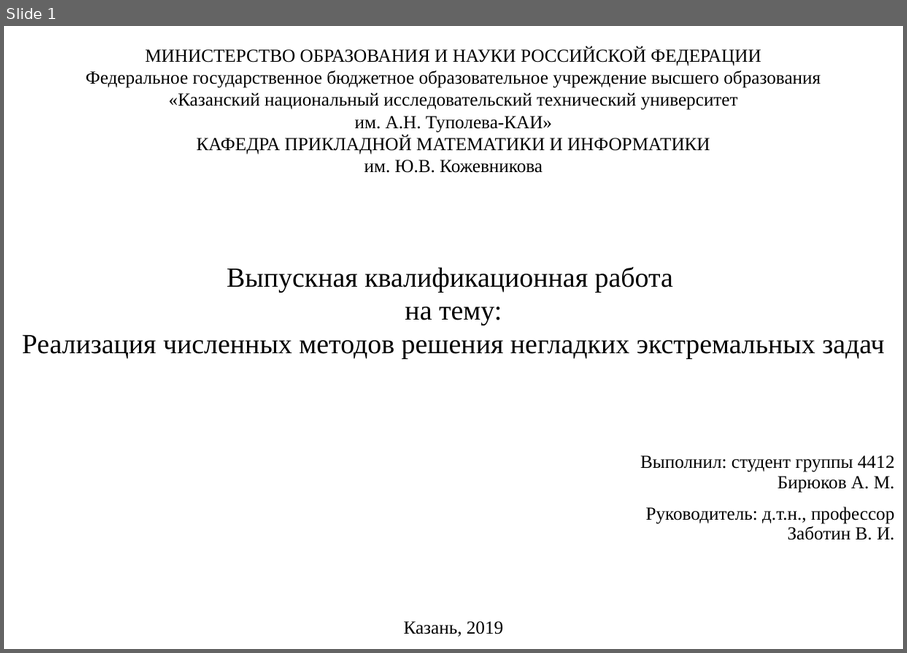
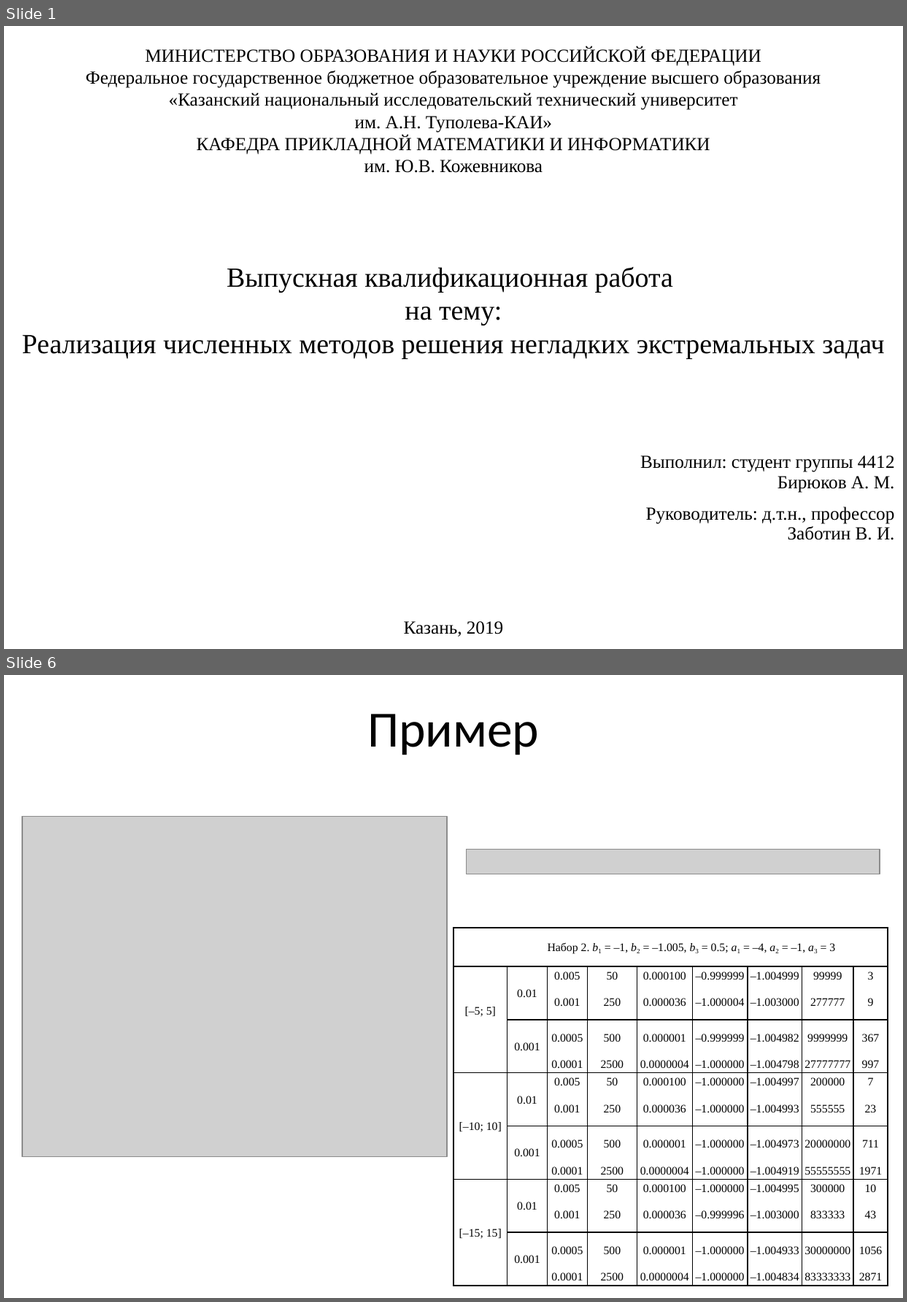
Before and after one commit to EgoPingvina/LipshMinimization, a slide deck: Documentation/Презентация Бирюков 4412.pptx. Shown one above the other, each under a label of ours: slide 1 before the commit, slides 1 and 6 after it; the slides between them are not shown. The pictures are 907x653 and 907x1302 pixels, drawn with LibreOffice and Linux fonts; fonts in the diff are those of the drawing; grey boxes stand for pictures. Boxes give left, top, right and bottom in pixels: in the first picture for what was removed or moved away, otherwise in the second. Text is boxed around its words. In the diff, an @@ line names an element or a change of style, - is before the commit and + after.

```diff
--- a/Documentation/Презентация Бирюков 4412.pptx
+++ b/Documentation/Презентация Бирюков 4412.pptx
@@ slide 6 added at [4, 675, 903, 1298], background #FFFFFF @@
@@ title added at [368, 714, 539, 755], 44 pt, text #000000 @@
+Пример
@@ picture added at [22, 816, 447, 1156] @@
@@ picture added at [467, 849, 880, 874] @@
@@ table added at [454, 928, 892, 1285], 20 rows, 10 columns @@
+Набор 2. b1 = –1, b2 = –1.005, b3 = 0.5; a1 = –4, a2 = –1, a3 = 3 |  |  |  |  |  |  |  |  | 
+ |  |  |  |  |  |  |  |  | 
+ | 0.01 | 0.005 | 50 | 0.000100 | –0.999999 | –1.004999 | 99999 | 3 | 
+[–5; 5] |  | 0.001 | 250 | 0.000036 | –1.000004 | –1.003000 | 277777 | 9 | 
+ |  |  |  |  |  |  |  |  | 
+ | 0.001 | 0.0005 | 500 | 0.000001 | –0.999999 | –1.004982 | 9999999 | 367 | 
+ |  |  |  |  |  |  |  |  | 
+ |  | 0.0001 | 2500 | 0.0000004 | –1.000000 | –1.004798 | 27777777 | 997 | 
+ | 0.01 | 0.005 | 50 | 0.000100 | –1.000000 | –1.004997 | 200000 | 7 | 
+ |  | 0.001 | 250 | 0.000036 | –1.000000 | –1.004993 | 555555 | 23 | 
+[–10; 10] |  |  |  |  |  |  |  |  | 
+ | 0.001 | 0.0005 | 500 | 0.000001 | –1.000000 | –1.004973 | 20000000 | 711 | 
+ |  |  |  |  |  |  |  |  | 
+ |  | 0.0001 | 2500 | 0.0000004 | –1.000000 | –1.004919 | 55555555 | 1971 | 
+ | 0.01 | 0.005 | 50 | 0.000100 | –1.000000 | –1.004995 | 300000 | 10 | 
+ |  | 0.001 | 250 | 0.000036 | –0.999996 | –1.003000 | 833333 | 43 | 
+[–15; 15] |  |  |  |  |  |  |  |  | 
+ | 0.001 | 0.0005 | 500 | 0.000001 | –1.000000 | –1.004933 | 30000000 | 1056 | 
+ |  |  |  |  |  |  |  |  | 
+ |  | 0.0001 | 2500 | 0.0000004 | –1.000000 | –1.004834 | 83333333 | 2871 | 
```
Also in this commit, not shown: 15 other slides added, 1 slide removed.
